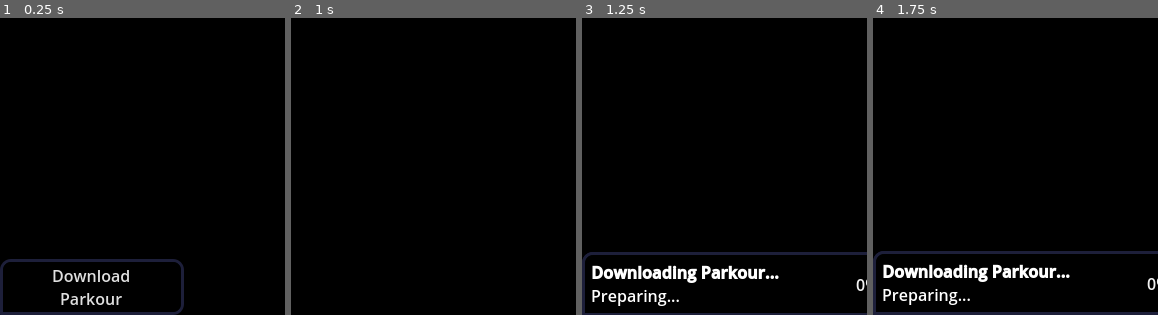
Above: before the commit, frames 1-4 (left to right).
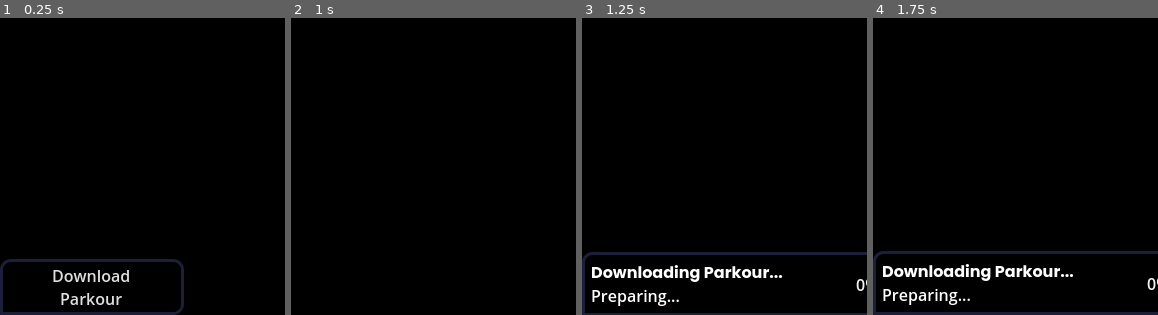
Above: after the commit, the same moments.

Repository: brb-fr/ParkourLauncher
Game: Godot game, scene res://control.tscn
Two runs of this game, one before a commit and one after it. Both use one fixed random seed, a clock stepped at 60 frames per second and the inputs below.
Inputs (mouse positions are % of the whole screen's width and height, from its top left):
- Up to frame 1 (0.25 s): no input
- Up to frame 2 (1 s): click "Download Parkour" at 0.5 s
- Up to frame 3 (1.25 s): no input
- Up to frame 4 (1.75 s): click (50, 3) at 1.25 s
The pictures show only the part of the screen within x 0-50%, y 50-100%; the shares and areas given below are measured in that part.

Frames 1-2 are identical in both runs. In frame 3, 1.6% of the frame differs, in the area x 3-71%, y 83-90%; in frame 4, 1.6%.
Error in both runs: Invalid access to property or key 'mirror' on a base object of type 'Nil'. (res://control.gd:61)

Commit message:
v3

Diff:
--- a/control.gd
+++ b/control.gd
@@ -50,7 +50,7 @@
 
 func _on_play_pressed() -> void:
 	$Anim.play("play")
-	downloader.download_file = "user://Parkour.exeb"
+	downloader.download_file = "user://Parkour.exe"
 	$LOWER/Text.text = "[b]Downloading Parkour...[/b]\nRetrieving necessary data..."
 
 	github.request("https://raw.githubusercontent.com/brb-fr/Parkour-Updates/refs/heads/main/mirror")
--- a/control.tscn
+++ b/control.tscn
@@ -4,7 +4,7 @@
 [ext_resource type="Script" uid="uid://drhi7gjr2u4bj" path="res://control.gd" id="1_62e2m"]
 [ext_resource type="StyleBox" uid="uid://blygetvhedlw2" path="res://thing.tres" id="3_qtu10"]
 [ext_resource type="PackedScene" uid="uid://05wtax12ju31" path="res://anim.tscn" id="4_kbped"]
-[ext_resource type="Texture2D" uid="uid://eff8cpe0686n" path="res://loading-icon.png" id="5_fj5cn"]
+[ext_resource type="FontFile" uid="uid://d1qcfvkcn4h1b" path="res://Poppins-Bold.ttf" id="5_kbped"]
 
 [sub_resource type="StyleBoxEmpty" id="StyleBoxEmpty_qtu10"]
 
@@ -44,6 +44,69 @@
 corner_radius_top_left = 10
 corner_radius_top_right = 10
 corner_radius_bottom_right = 10
+
+[sub_resource type="Animation" id="Animation_fj5cn"]
+length = 0.001
+tracks/0/type = "value"
+tracks/0/imported = false
+tracks/0/enabled = true
+tracks/0/path = NodePath(".:position")
+tracks/0/interp = 1
+tracks/0/loop_wrap = true
+tracks/0/keys = {
+"times": PackedFloat32Array(0),
+"transitions": PackedFloat32Array(1),
+"update": 0,
+"values": [Vector2(0, 544)]
+}
+tracks/1/type = "value"
+tracks/1/imported = false
+tracks/1/enabled = true
+tracks/1/path = NodePath(".:visible")
+tracks/1/interp = 1
+tracks/1/loop_wrap = true
+tracks/1/keys = {
+"times": PackedFloat32Array(0),
+"transitions": PackedFloat32Array(1),
+"update": 1,
+"values": [true]
+}
+tracks/2/type = "value"
+tracks/2/imported = false
+tracks/2/enabled = true
+tracks/2/path = NodePath("../LOWER:visible")
+tracks/2/interp = 1
+tracks/2/loop_wrap = true
+tracks/2/keys = {
+"times": PackedFloat32Array(0),
+"transitions": PackedFloat32Array(1),
+"update": 1,
+"values": [false]
+}
+tracks/3/type = "value"
+tracks/3/imported = false
+tracks/3/enabled = true
+tracks/3/path = NodePath("../LOWER:position")
+tracks/3/interp = 1
+tracks/3/loop_wrap = true
+tracks/3/keys = {
+"times": PackedFloat32Array(0),
+"transitions": PackedFloat32Array(1),
+"update": 0,
+"values": [Vector2(0, 600)]
+}
+tracks/4/type = "value"
+tracks/4/imported = false
+tracks/4/enabled = true
+tracks/4/path = NodePath(".:size")
+tracks/4/interp = 1
+tracks/4/loop_wrap = true
+tracks/4/keys = {
+"times": PackedFloat32Array(0),
+"transitions": PackedFloat32Array(1),
+"update": 0,
+"values": [Vector2(184, 56)]
+}
 
 [sub_resource type="Animation" id="Animation_kbped"]
 resource_name = "play"
@@ -108,69 +171,6 @@
 "transitions": PackedFloat32Array(1, -2, 1),
 "update": 0,
 "values": [Vector2(184, 56), Vector2(184, 56), Vector2(568, 56)]
-}
-
-[sub_resource type="Animation" id="Animation_fj5cn"]
-length = 0.001
-tracks/0/type = "value"
-tracks/0/imported = false
-tracks/0/enabled = true
-tracks/0/path = NodePath(".:position")
-tracks/0/interp = 1
-tracks/0/loop_wrap = true
-tracks/0/keys = {
-"times": PackedFloat32Array(0),
-"transitions": PackedFloat32Array(1),
-"update": 0,
-"values": [Vector2(0, 544)]
-}
-tracks/1/type = "value"
-tracks/1/imported = false
-tracks/1/enabled = true
-tracks/1/path = NodePath(".:visible")
-tracks/1/interp = 1
-tracks/1/loop_wrap = true
-tracks/1/keys = {
-"times": PackedFloat32Array(0),
-"transitions": PackedFloat32Array(1),
-"update": 1,
-"values": [true]
-}
-tracks/2/type = "value"
-tracks/2/imported = false
-tracks/2/enabled = true
-tracks/2/path = NodePath("../LOWER:visible")
-tracks/2/interp = 1
-tracks/2/loop_wrap = true
-tracks/2/keys = {
-"times": PackedFloat32Array(0),
-"transitions": PackedFloat32Array(1),
-"update": 1,
-"values": [false]
-}
-tracks/3/type = "value"
-tracks/3/imported = false
-tracks/3/enabled = true
-tracks/3/path = NodePath("../LOWER:position")
-tracks/3/interp = 1
-tracks/3/loop_wrap = true
-tracks/3/keys = {
-"times": PackedFloat32Array(0),
-"transitions": PackedFloat32Array(1),
-"update": 0,
-"values": [Vector2(0, 600)]
-}
-tracks/4/type = "value"
-tracks/4/imported = false
-tracks/4/enabled = true
-tracks/4/path = NodePath(".:size")
-tracks/4/interp = 1
-tracks/4/loop_wrap = true
-tracks/4/keys = {
-"times": PackedFloat32Array(0),
-"transitions": PackedFloat32Array(1),
-"update": 0,
-"values": [Vector2(184, 56)]
 }
 
 [sub_resource type="AnimationLibrary" id="AnimationLibrary_iy58a"]
@@ -333,7 +333,6 @@
 grow_horizontal = 0
 scale = Vector2(0.165, 0.165)
 pivot_offset = Vector2(96, 100)
-texture = ExtResource("5_fj5cn")
 expand_mode = 1
 stretch_mode = 5
 
@@ -346,6 +345,7 @@
 offset_right = 291.0
 offset_bottom = -3.0
 grow_vertical = 2
+theme_override_fonts/bold_font = ExtResource("5_kbped")
 bbcode_enabled = true
 vertical_alignment = 1
 
Binary file added: Poppins-Bold.ttf
Not shown, added: Poppins-Bold.ttf.import
Binary file added: Poppins-Regular.ttf
Not shown, added: Poppins-Regular.ttf.import
